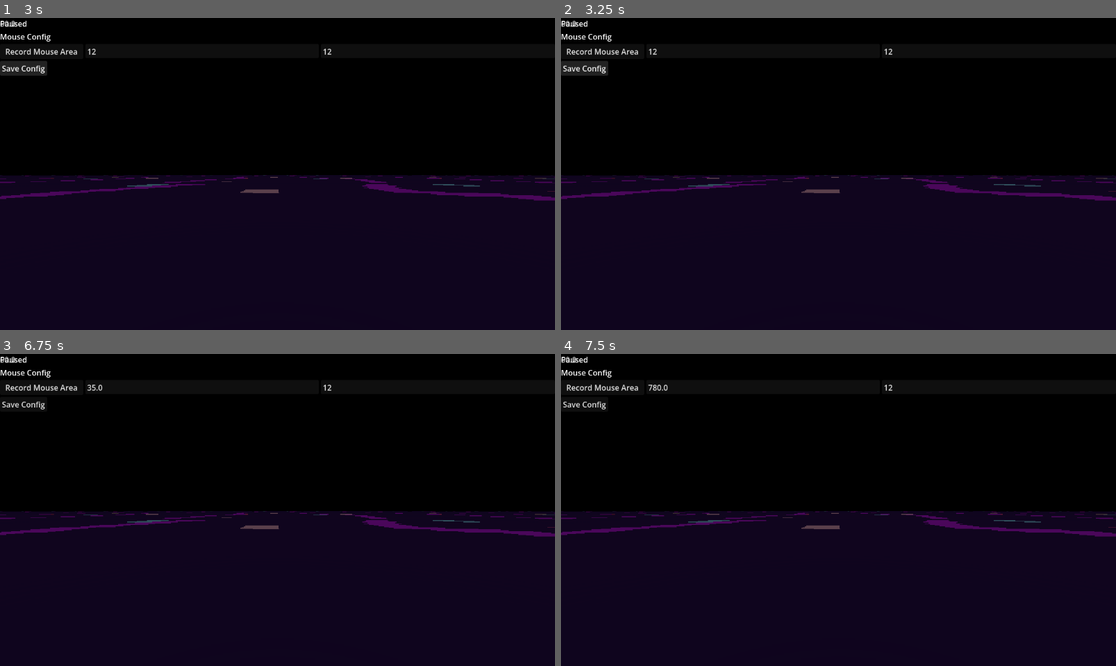
Above: before the commit, frames 1-4 (two rows, left to right).
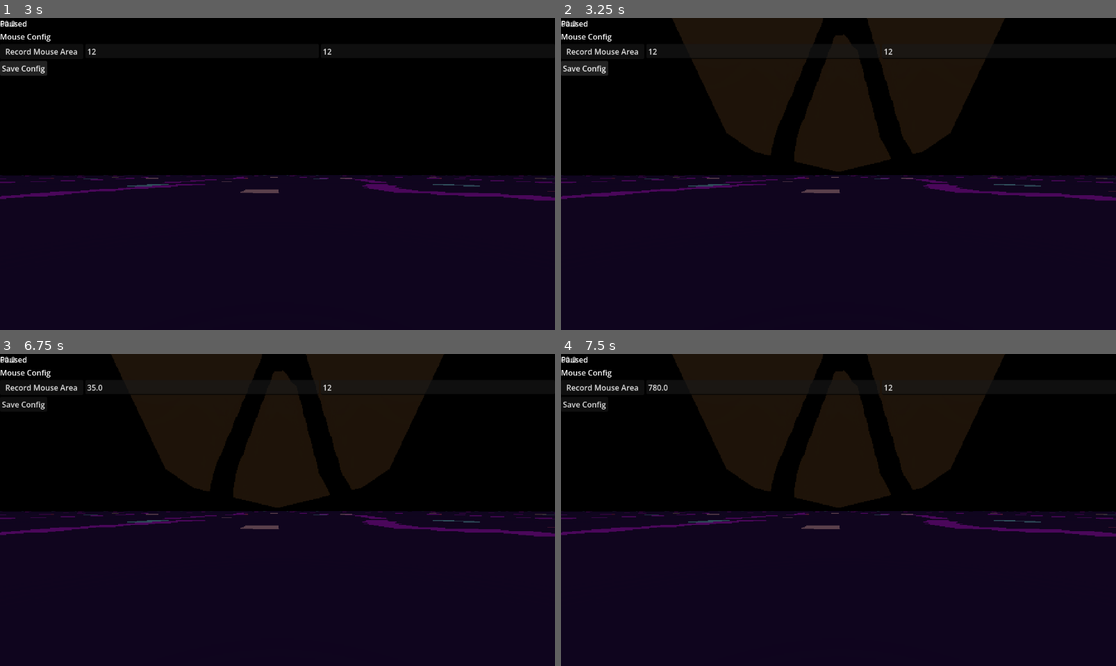
Above: after the commit, the same moments.

Repository: PlayerLegend/pinkamena-diane-daggers
Game: Godot game, scene res://Main.tscn
Same seed, same stepped clock (60 frames per second), same inputs: the game is played once before the commit and once after it. The engine's default icon, where the game draws it, is replaced by a stand-in: a white triangle on a blue panel in a dark square.
Inputs (mouse positions are in pixels of both pictures, inside the frame that each line leads up to):
- Up to frame 1 (3 s): click (77, 39) at 0.52 s; type "12" at 0.6 s; click (111, 39) at 0.75 s; type "12" at 0.83 s; click (199, 74) at 0.98 s; type "12" at 1.07 s; click (438, 74) at 1.27 s; type "12" at 1.35 s; click (199, 52) at 1.5 s; type "12" at 1.58 s; click (438, 52) at 1.73 s; type "12" at 1.82 s; click "Record Mouse Area" at 2 s; click "Record Mouse Area" at 2.75 s
- Up to frame 2 (3.25 s): no input
- Up to frame 3 (6.75 s): click "Record Mouse Area" at 3.5 s; click "Host" at 4.25 s; click "Connect" at 5 s; click (5, 385) at 5.75 s; click "Save Config" at 6.5 s
- Up to frame 4 (7.5 s): tap Enter at 7.25 s; move the mouse to (960, 494) at 7.27 s; tap Shift at 7.35 s; click (960, 494) at 7.42 s

Frame 1 is identical in both runs. In frame 2, 16% of the frame differs, in the area x 20-80%, y 0-50%; in frame 3, 16%; in frame 4, 16%.
Error after the commit: Parse Error: Class "BoidManager" hides an autoload singleton. (res://BoidManager/boid_manager.gd:1)

Commit message:
Made array returning functions all sort the output

Diff:
--- a/BoidManager/boid_manager.gd
+++ b/BoidManager/boid_manager.gd
@@ -1,3 +1,4 @@
+class_name BoidManager
 extends Node3D
 ## Many flocks in one node. Boids are plain data (packed arrays), neighbors are found
 ## with one shared uniform spatial hash grid, and each BoidType is drawn through its
@@ -181,8 +182,8 @@
 ## (distance between centers <= radius + the boid's collision_radius). Returns an empty
 ## array if none match.
 ##
-## Indices are slots; remove_boid() swaps the last boid into the freed slot, so when
-## removing several results, iterate the array backwards (sort it first if needed).
+## Indices are returned in descending slot order, so you can iterate forward and call
+## remove_boid() on each without the swap invalidating later indices.
 func get_boids_in_area(center: Vector3, radius: float) -> PackedInt32Array:
     var results := PackedInt32Array()
     if _types.is_empty():
@@ -207,14 +208,15 @@
                     var reach: float = radius + _types[t].collision_radius
                     if _pos[other].distance_squared_to(center) <= reach * reach:
                         results.append(other)
-    return results
-
-## Returns the indices of all live boids whose center lies outside the query sphere:
-## the distance from `center` to the boid's center is greater than `radius`.
-## This function iterates all live boids directly and does not touch the spatial hash.
+    return _sorted_desc(results)
+
+
+## Returns the indices of all live boids whose center lies outside the query sphere
+## (distance from `center` to the boid's center > radius). Iterates all live boids
+## directly and does not touch the spatial hash.
 ##
-## Indices are slots; remove_boid() swaps the last boid into the freed slot, so when
-## removing several results, iterate the array backwards (sort it first if needed).
+## Indices are returned in descending slot order, so you can iterate forward and call
+## remove_boid() on each without the swap invalidating later indices.
 func get_boids_outside(center: Vector3, radius: float) -> PackedInt32Array:
     var results := PackedInt32Array()
     if _types.is_empty():
@@ -230,7 +232,17 @@
         for i in range(base, base + count):
             if _pos[i].distance_squared_to(center) > radius_sq:
                 results.append(i)
-    return results
+    return _sorted_desc(results)
+
+
+## Sorts slot indices descending so callers can iterate forward while removing:
+## remove_boid() swaps the highest live slot of the type into the freed one, and that
+## higher index has already been visited when iterating a descending array.
+func _sorted_desc(indices: PackedInt32Array) -> PackedInt32Array:
+    indices.sort()
+    indices.reverse()
+    return indices
+
 
 ## Casts a ray against the boids' collision spheres and returns the index of the closest
 ## boid hit, or -1 if nothing was hit. `direction` does not need to be normalized.
@@ -386,9 +398,9 @@
 ## Removes a live boid. Returns false if the index is not a live boid.
 ##
 ## NOTE: indices are slots, and removal swaps the LAST live boid of the same type into
-## the freed slot. So after removing index i, the boid that used to have the highest
-## index of that type now has index i. If you hold indices over time (or loop over
-## them), iterate backwards or re-query after removing.
+## the freed slot. Functions that return multiple indices (get_boids_in_area,
+## get_boids_outside) return them in descending order so you can iterate forward and
+## remove each safely.
 func remove_boid(index: int) -> bool:
     var t := _type_of_slot(index)
     if t == -1:
